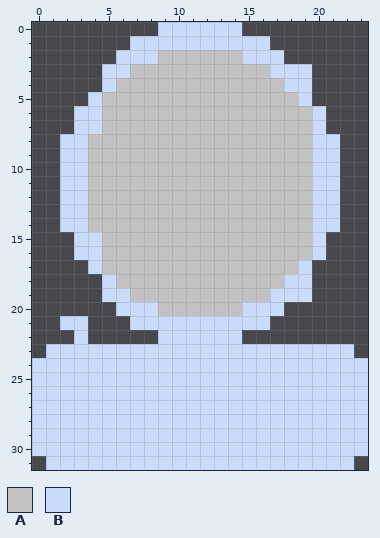
Edited in one commit: pixel-art file (Assets/Sprites/toilet.ase). The picture above was drawn from the file before the commit.
24x32 pixels, 1 frame. Colours within 5 levels of each other are drawn and written as one.
Palette (. is transparent): A #c2c2c2  B #cbdbfc
Now the later version:
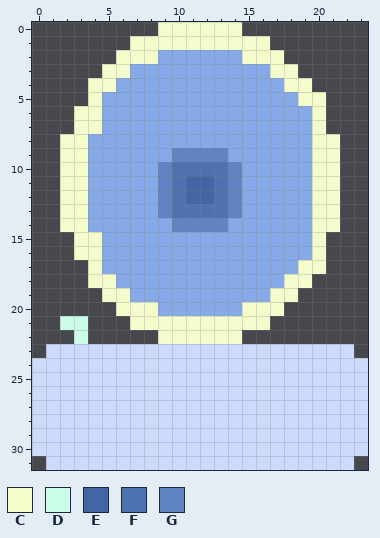
Colours new in this view: C #f5fccb  D #cbfce8  E #4265a3  F #4e71b0  G #6083c2
The exact change:
layer "Hole" added
layer "hole hole" added
layer "back" added
layer "water" added
layer "Layer 1" removed
colour A: #c2c2c2 -> #86aae8
Changed rows in their new state; - is a pixel that keeps its letter.
first column x 2:
 0 -------CCCCCC-------
 1 -----CCCCCCCCCC-----
 2 ----CCC------CCC----
 3 ---CC----------CC.--
 4 --CC------------CC--
 5 --C--------------CC-
 6 -CC---------------C-
 7 -CC---------------C-
 8 CC----------------CC
 9 CC------GGGG------CC
10 CC-----GFFFFG-----CC
11 CC-----GFEEFG-----CC
12 CC-----GFEEFG-----CC
13 CC-----GFFFFG-----CC
14 CC------GGGG------CC
15 -CC---------------C-
16 -CC---------------C-
17 --C--------------CC-
18 --CC------------CC--
19 ---CC----------CC.--
20 ----CCC------CCC----
21 DD---CCCCCCCCCC-----
22 -D-----CCCCCC-------
Where, in picture pixels (left, top, right, bottom), the same in both pictures:
changed: (60, 22, 340, 344)
